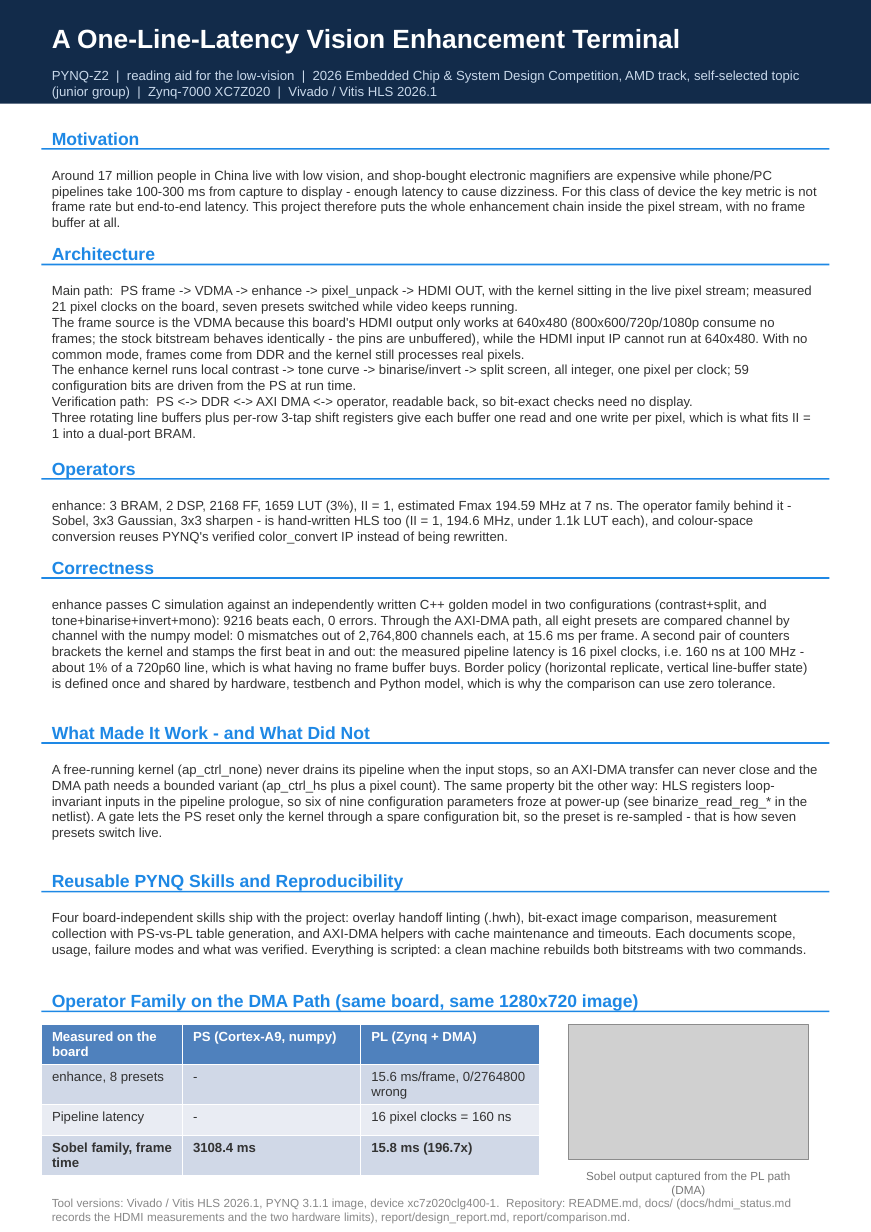
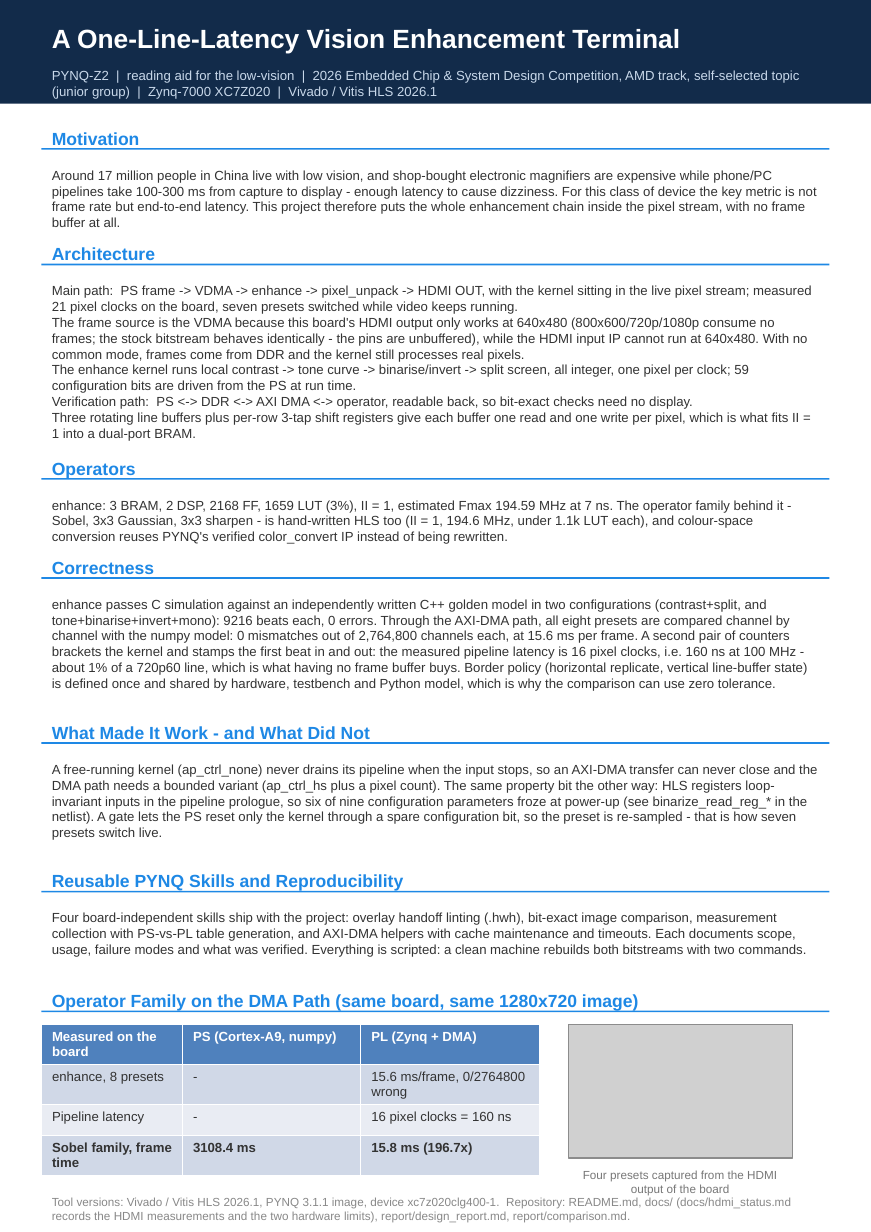
Before and after one commit to yileina459-coder/pynq_lowlight-enhance, a slide deck: slide 1 of report/poster/poster.pptx. Drawn at 871x1232 pixels with LibreOffice and Linux fonts; fonts in the diff are those of the drawing; grey boxes stand for pictures. Boxes give left, top, right and bottom in pixels: in the first picture for what was removed or moved away, otherwise in the second. Text is boxed around its words. In the diff, an @@ line names an element or a change of style, - is before the commit and + after.

Commit message:
evidence(hdmi): file the capture sequence and use it as the poster figure
Seventeen frames from one continuous run were reviewed and the five representative ones
kept: the plain original, a vertical split (left third untouched), a hard threshold
(black field with a white band), an over-sharpened state, and one of the flickering
frames the user noticed. They are named by what is visible in them rather than by
guessing which preset was active at each PC timestamp, because the board clock and the
PC clock are not synchronised - pretending otherwise would invent data.

The three flickering frames are the documented cost of enh_rst_gate: resetting the
kernel clears the line buffers, so the frame during a preset change is disturbed and
the next one is clean.

A 2x2 composite (plain / split / binarize / sharpened) replaces the synthetic DMA figure
on the poster, so the published evidence is the board's own HDMI output. Poster layout
re-checked: content ends at 29.17 of 29.70 cm, all shapes inside, PDF regenerated.

```diff
--- a/report/poster/poster.pptx
+++ b/report/poster/poster.pptx
@@ picture: place and size @@
-picture at (568,1024,808,1159)
+picture at (568,1024,792,1157)
@@ text at (583,1170,777,1196): text changed @@
-Sobel output captured from the PL path (DMA)
+Four presets captured from the HDMI output of the board
```
Also in this commit, not shown: 11 other files.
